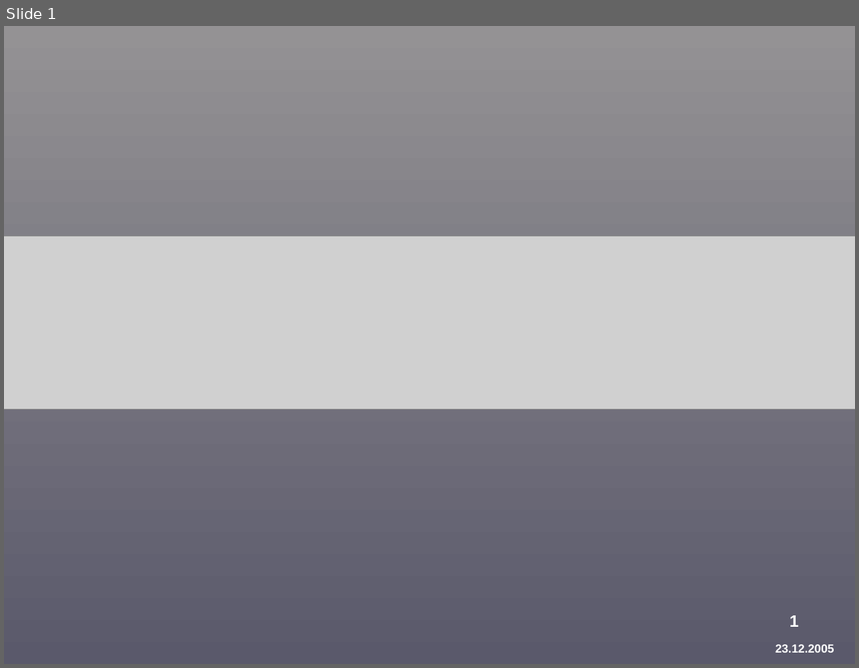
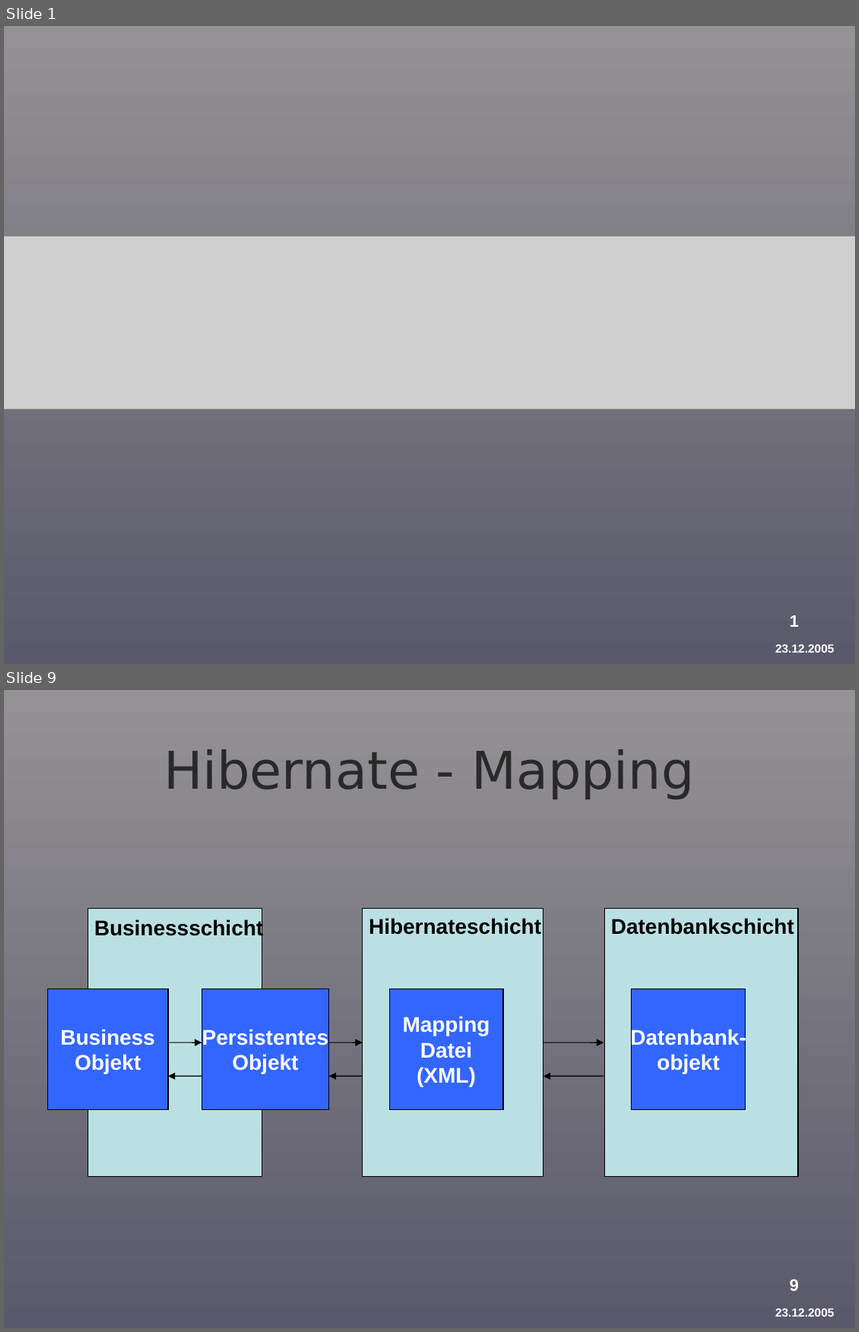
Before and after one commit to BackupTheBerlios/provirent-svn, a slide deck: docu/präsentation/Provirent-Vortrag-3-Forstner.ppt. Shown one above the other, each under a label of ours: slide 1 before the commit, slides 1 and 9 after it; the slides between them are not shown. The pictures are 859x668 and 859x1332 pixels, drawn with LibreOffice and Linux fonts; fonts in the diff are those of the drawing; grey boxes stand for pictures; background and template pictures are left out. Boxes give left, top, right and bottom in pixels: in the first picture for what was removed or moved away, otherwise in the second. Text is boxed around its words. In the diff, an @@ line names an element or a change of style, - is before the commit and + after.

```diff
--- a/docu/präsentation/Provirent-Vortrag-3-Forstner.ppt
+++ b/docu/präsentation/Provirent-Vortrag-3-Forstner.ppt
@@ slide 9 added at bbox=[4, 690, 855, 1328], background gradient #949294 to #5A596B; not listed: 2 template elements that a slide beside it also shows @@
@@ title added at bbox=[164, 749, 694, 799], 44 pt, text #292929 @@
+Hibernate - Mapping
@@ rectangle added at bbox=[88, 909, 262, 1177], fill #BBE0E3, outline #000000 0.74 pt @@
@@ rectangle added at bbox=[363, 909, 544, 1177], fill #BBE0E3, outline #000000 0.74 pt @@
@@ rectangle added at bbox=[605, 909, 798, 1177], fill #BBE0E3, outline #000000 0.74 pt @@
@@ text added at bbox=[94, 919, 263, 939], 18 pt, text #000000, bold @@
+Businessschicht
@@ text added at bbox=[369, 918, 541, 935], 18 pt, text #000000, bold @@
+Hibernateschicht
@@ text added at bbox=[611, 918, 794, 935], 18 pt, text #000000, bold @@
+Datenbankschicht
@@ rectangle added at bbox=[47, 989, 168, 1110], fill #3366FF, outline #000000 0.74 pt, 18 pt, text #FFFFFF, bold @@
+Business
+Objekt
@@ rectangle added at bbox=[202, 989, 329, 1110], fill #3366FF, outline #000000 0.74 pt, 18 pt, text #FFFFFF, bold @@
+Persistentes
+Objekt
@@ rectangle added at bbox=[389, 989, 503, 1110], fill #3366FF, outline #000000 0.74 pt, 18 pt, text #FFFFFF, bold @@
+Mapping
+Datei
+(XML)
@@ rectangle added at bbox=[631, 989, 746, 1110], fill #3366FF, outline #000000 0.74 pt, 18 pt, text #FFFFFF, bold @@
+Datenbank-
+objekt
@@ arrow added from (168, 1043) to (202, 1043), #000000 0.74 pt @@
@@ arrow added from (329, 1043) to (363, 1043), #000000 0.74 pt @@
@@ arrow added from (544, 1043) to (604, 1043), #000000 0.74 pt @@
@@ arrow added from (202, 1076) to (168, 1076), #000000 0.74 pt @@
@@ arrow added from (363, 1076) to (329, 1076), #000000 0.74 pt @@
@@ arrow added from (604, 1076) to (544, 1076), #000000 0.74 pt @@
```
Also in this commit, not shown: 1 slide changed, 8 other slides added, 2 slides removed.
